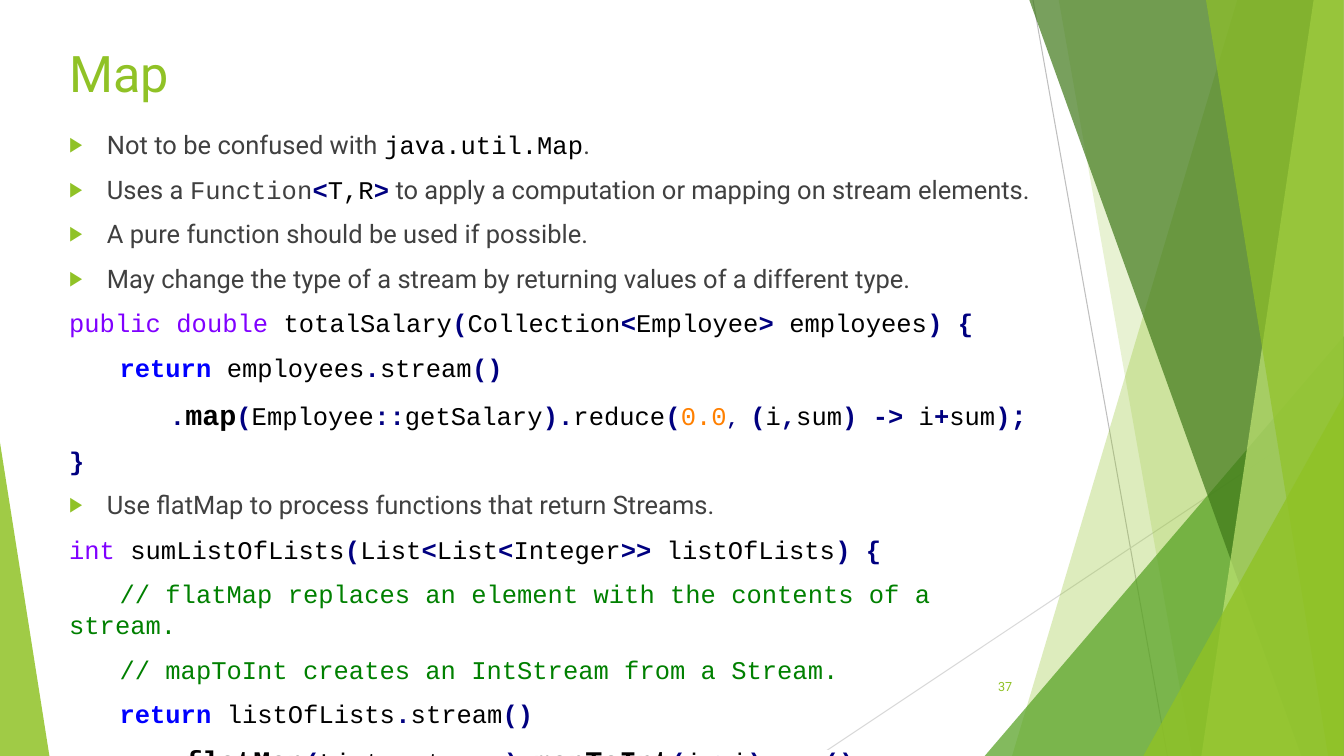
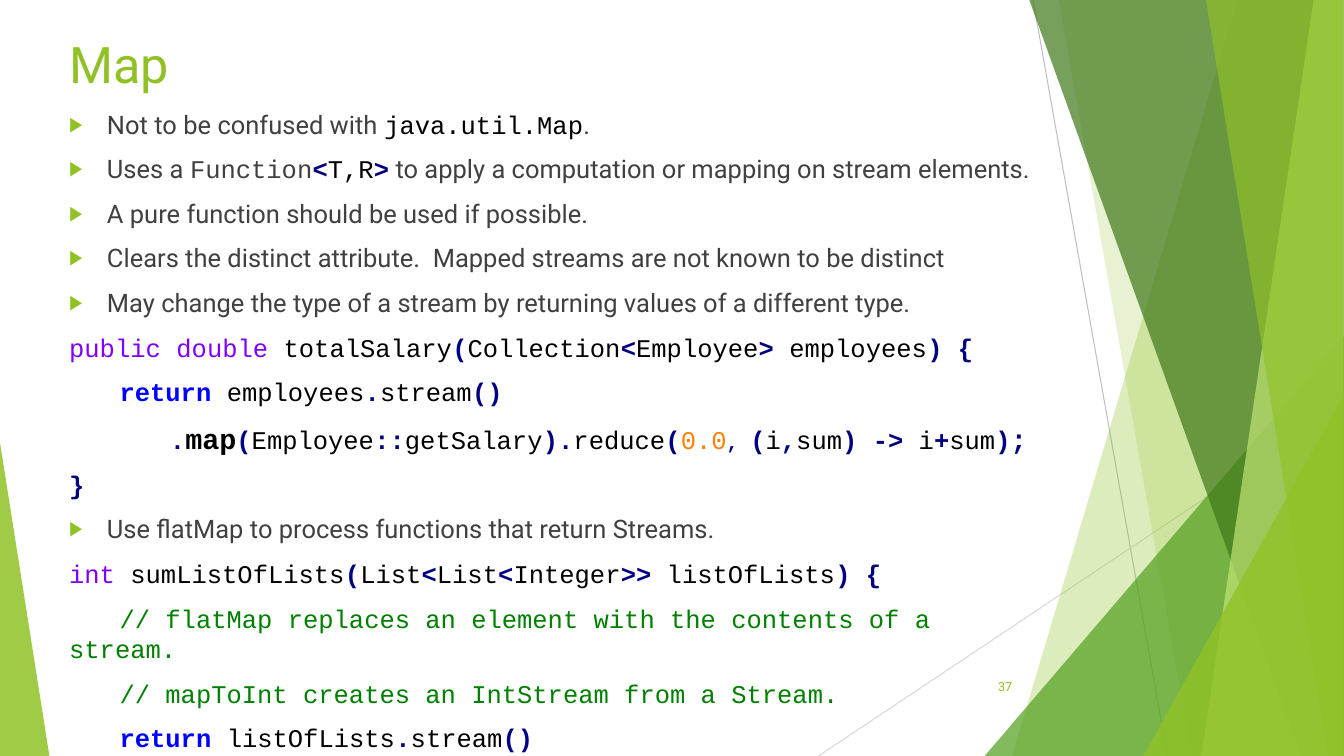
Before and after one commit to RichardRoda/2017-CodePaLOUsa-Lambda, a slide deck: slide 37 of Learning to Love the Lambda in the Stream.pptx. Drawn at 1344x756 pixels with LibreOffice and Linux fonts; fonts in the diff are those of the drawing. Boxes give left, top, right and bottom in pixels: in the first picture for what was removed or moved away, otherwise in the second. Text is boxed around its words. In the diff, an @@ line names an element or a change of style, - is before the commit and + after.

Commit message:
Improve discussion of the distinct topic by grouping the data source examples, map, and distinct slides one after the other.  These are the three slides that mention the topic and can influence distinctness of a stream.

```diff
--- a/Learning to Love the Lambda in the Stream.pptx
+++ b/Learning to Love the Lambda in the Stream.pptx
@@ title "Map": place and size @@
-title "Map" at [69, 56, 169, 103]
+title "Map" at [69, 47, 169, 94]
@@ text "Not to be confused with ...": place and size @@
-text "Not to be confused with ..." at [69, 134, 1029, 685]
+text "Not to be confused with ..." at [69, 114, 1029, 709]
@@ text at [107, 248, 944, 272]: paragraph added @@
+▶ Clears the distinct attribute. Mapped streams are not known to be distinct
```
Also in this commit, not shown: 3 other slides changed, 1 other file.
